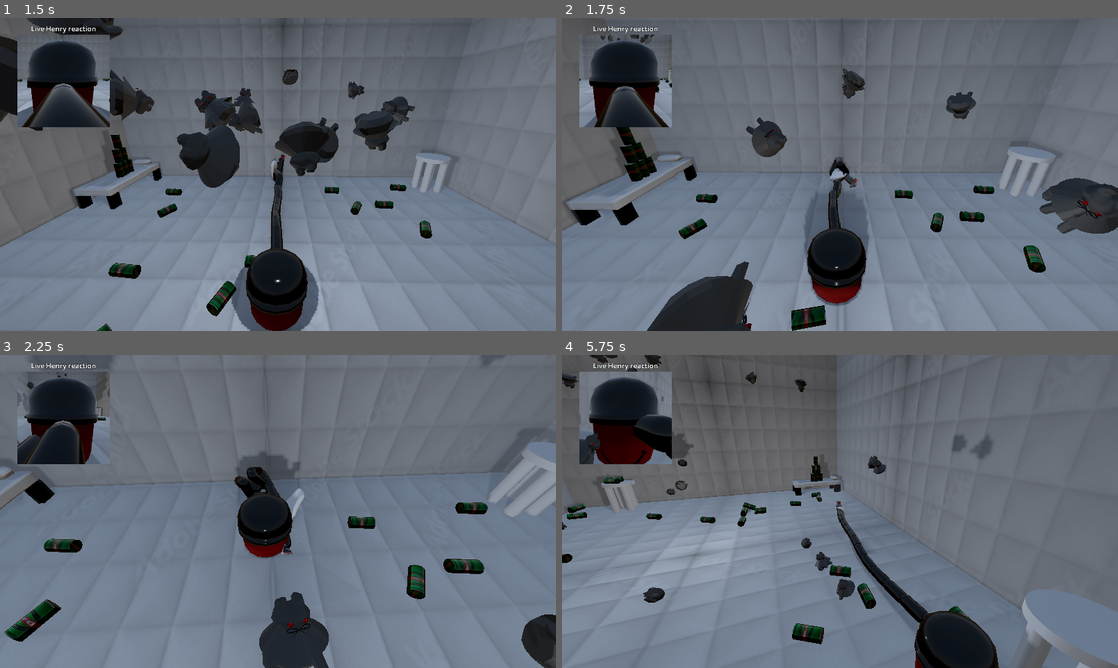
Above: before the commit, frames 1-4 (two rows, left to right).
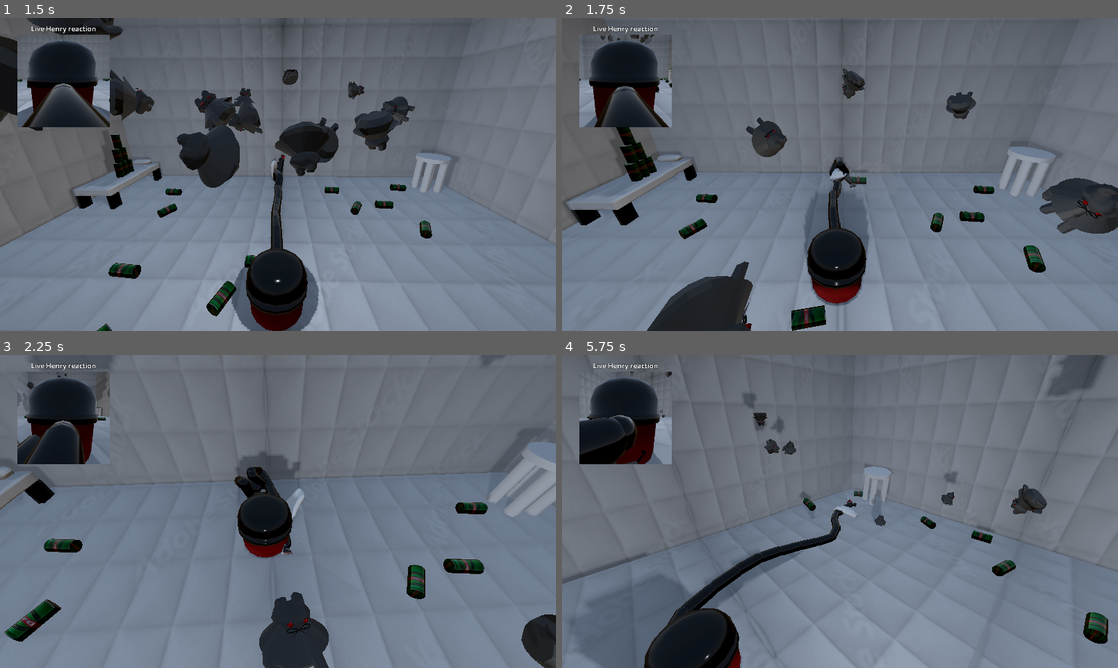
Above: after the commit, the same moments.

Repository: AleksGameJam/game-jam-2026
Game: Godot game, scene res://enemies/RoomWithEnemies.tscn
The game is run twice, just before and just after one commit, with the same random seed, the same clock (stepped at 60 frames per second) and the same inputs. This scene is started directly instead of the project's main scene. Sound files missing from this copy of the repository are replaced by a short silence.
Inputs:
- Up to frame 1 (1.5 s): hold E (rotate_right) 0.53-1.28 s; hold Space (turbo_mode) 0.53-1.28 s; hold Down (ui_down) from 1.28 s (still down); tap Space (turbo_mode) at 1.35 s
- Up to frame 2 (1.75 s): keep holding Down (ui_down)
- Up to frame 3 (2.25 s): release Down (ui_down) at 2.03 s; hold E (rotate_right) from 2.03 s (still down); hold Space (turbo_mode) from 2.03 s (still down)
- Up to frame 4 (5.75 s): release E (rotate_right) at 2.78 s; release Space (turbo_mode) at 2.78 s; hold Up (ui_up) 2.78-3.53 s; tap Space (turbo_mode) at 2.85, 4.35 s; hold Space (turbo_mode) 3.53-4.28 s; hold Q (rotate_left) 3.53-5.03 s; hold Down (ui_down) from 5.03 s (still down); hold Space (turbo_mode) from 5.03 s (still down)

Frame 1 is identical in both runs. In frame 2, 0.1% of the frame differs, in the area x 52-64%, y 48-58%; in frame 3, 0.2%; in frame 4, 39%, in the area x 0-100%, y 0-100%.

Commit message:
i dunno

Diff:
--- a/player_nozzle/player_nozzle.tscn
+++ b/player_nozzle/player_nozzle.tscn
@@ -87,14 +87,14 @@
 gravity_point = true
 gravity_point_center = Vector3(0, 0, 2)
 gravity_direction = Vector3(0, 0, 2)
-gravity = 1000.0
+gravity = 1500.0
 
 [node name="MeshInstance3D" type="MeshInstance3D" parent="ScaleParent/Area3D" unique_id=1531094164]
 transform = Transform3D(1, 0, 0, 0, -4.371139e-08, 1, 0, -1, -4.371139e-08, 0, 0, 0.7433605)
 mesh = SubResource("CylinderMesh_5m2fx")
 
 [node name="CollisionShape3D2" type="CollisionShape3D" parent="ScaleParent/Area3D" unique_id=621210066]
-transform = Transform3D(1, 0, 0, 0, -4.371139e-08, 1, 0, -1, -4.371139e-08, 0, 0, 0.7433605)
+transform = Transform3D(1.4, 0, 0, 0, -6.119594e-08, 1.4, 0, -1.4, -6.119594e-08, 0, 0, 0.7433605)
 shape = SubResource("ConvexPolygonShape3D_nf8fl")
 
 [node name="KillArea" type="Area3D" parent="ScaleParent" unique_id=16346796]
